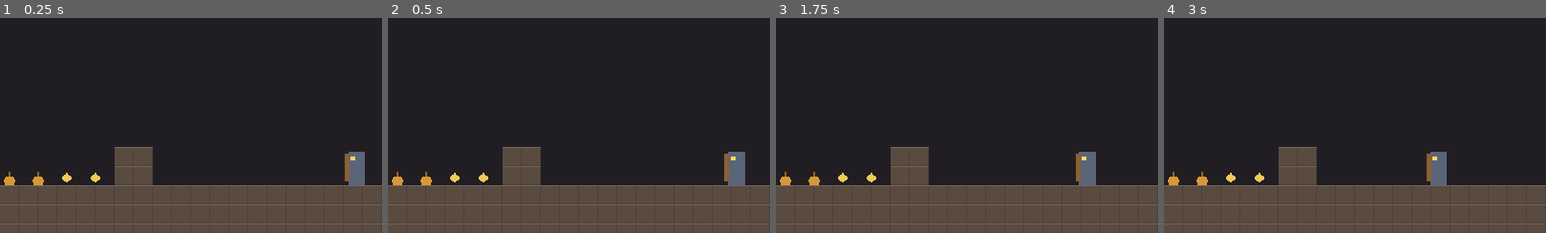
Above: before the commit, frames 1-4 (left to right).
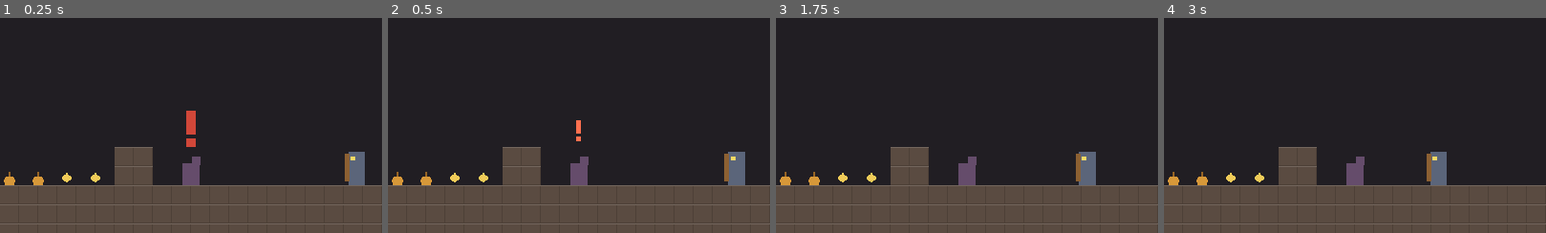
Above: after the commit, the same moments.

Repository: yuriisytnyk1996/The-Last-Sich
Game: Godot game, scene res://levels/rooms/test_barracks.tscn
Two runs of this game, one before a commit and one after it. Both use one fixed random seed, a clock stepped at 60 frames per second and the inputs below. This scene is started directly instead of the project's main scene.
Inputs (mouse positions are % of the whole screen's width and height, from its top left):
- Up to frame 1 (0.25 s): no input
- Up to frame 2 (0.5 s): no input
- Up to frame 3 (1.75 s): tap Enter (ui_accept) at 0.5 s; move the mouse to (72, 45) at 0.52 s; hold D (move_right) 0.53-1.25 s; hold J (attack) 0.53-1.25 s; click (72, 45) at 0.67 s; tap Space (jump) at 0.77, 1.07 s; tap F (heal) at 0.8 s; drag from (30, 55) to (10, 83) at 1.27 s
- Up to frame 4 (3 s): tap Enter (ui_accept) at 2 s; move the mouse to (60, 28) at 2.02 s; hold D (move_right) 2.03-2.75 s; hold E (interact) 2.03-2.75 s; click (60, 28) at 2.17 s; tap K (parry) at 2.3 s; drag from (45, 70) to (16, 86) at 2.77 s
The pictures show only the part of the screen within x 15-65%, y 50-100%; the shares and areas given below are measured in that part.

The runs differ from the first frame. In frame 1, 0.9% of the frame differs, in the area x 47-53%, y 43-78%; in frame 2, 0.6%; in frame 3, 0.5%; in frame 4, 0.5%.

Commit message:
feat(combat): add executions
A lethal hit on a stunned enemy, a lethal stunning hit, a lethal heavy
hit that catches an enemy winding up, or any lethal heavy hit once a
random kill counter (3 to 6 kills) runs out leaves the enemy on its
knees at 1 health instead of killing it. An awareness mark flashes and
interact plays an invincible finisher that kills it and gives spirit.
Left alone it gets up with half its health; any hit after a short safe
time just kills it.

Fake executions are the same finisher placed in a room with no enemy
behind it, for scripted kills, saved once done. One kneels in the test
barracks.

Adds Health.spare_next_lethal, Hitbox.executes and
Events.enemy_executed. The raider, musketeer, shieldbearer and boar can
be executed.

Diff:
--- a/actors/enemies/boar/boar.tscn
+++ b/actors/enemies/boar/boar.tscn
@@ -14,6 +14,7 @@
 [ext_resource type="Script" path="res://actors/enemies/states/hurt.gd" id="12_hurt"]
 [ext_resource type="Script" path="res://actors/enemies/states/stunned.gd" id="13_stunned"]
 [ext_resource type="Script" path="res://actors/enemies/states/dead.gd" id="14_dead"]
+[ext_resource type="Script" path="res://actors/enemies/states/executable.gd" id="executable"]
 
 [sub_resource type="RectangleShape2D" id="body_shape"]
 size = Vector2(24, 18)
@@ -199,5 +200,8 @@
 script = ExtResource("13_stunned")
 mark = NodePath("../../Visual/StunMark")
 
+[node name="Executable" type="Node" parent="StateMachine"]
+script = ExtResource("executable")
+
 [node name="Dead" type="Node" parent="StateMachine"]
 script = ExtResource("14_dead")
--- a/actors/enemies/enemy_damage.gd
+++ b/actors/enemies/enemy_damage.gd
@@ -11,6 +11,12 @@
 ## after `poise_recovery` without being hit, or when an attack finishes.
 ##
 ## A parried attack stuns the enemy for `stun_time` (see `stun()`).
+##
+## Executions: a lethal hit on a stunned enemy, a lethal stunning hit, a
+## lethal HEAVY hit that catches it winding up an attack, or a lethal HEAVY
+## hit from a hitbox with `executes` on leaves it at 1 health in its
+## Executable state instead of killing it. Only enemies whose scene has an
+## Executable state, and only on the ground.
 
 @export_group("Hurt")
 ## Seconds without control after a normal hit.
@@ -33,6 +39,15 @@
 @export var stun_time := 1.0
 ## Speed it is pushed away from the player when parried (px/s).
 @export var stun_knockback := 100.0
+
+@export_group("Execution")
+## Seconds an executable enemy waits for the finisher before getting up.
+@export var execution_window := 4.0
+## Seconds after going down when hits don't land, so the swing that
+## brought it down doesn't finish it off at once.
+@export var execution_safe_time := 0.5
+## Part of max health it has when it gets up again.
+@export_range(0.0, 1.0) var recover_health := 0.5
 
 @export_group("Death")
 ## Seconds the body stays before it starts fading.
@@ -97,6 +112,10 @@
 func _on_hurt(hitbox: Hitbox) -> void:
 	if not flinches:
 		return
+	if _becomes_executable(hitbox):
+		enemy.health.spare_next_lethal = true
+		enemy.state_machine.transition_to(EnemyState.EXECUTABLE)
+		return
 	if hitbox.stuns:
 		if not enemy.health.is_dead():
 			stun_from(hitbox.global_position)
@@ -121,6 +140,22 @@
 	stagger_time = heavy_hurt_duration if heavy else hurt_duration
 	enemy.set_facing(-direction)
 	enemy.state_machine.transition_to(EnemyState.HURT)
+
+
+## This lethal hit brings the enemy to its knees instead of killing it.
+## Runs before the damage is applied (`Hurtbox` emits `hurt` first).
+func _becomes_executable(hitbox: Hitbox) -> bool:
+	if not enemy.state_machine.has_node(NodePath(EnemyState.EXECUTABLE)):
+		return false
+	if not enemy.is_on_floor() or enemy.health.damage_from(hitbox) < enemy.health.current:
+		return false
+	var state := enemy.state_machine.state as EnemyState
+	if state.name == EnemyState.STUNNED or hitbox.stuns:
+		return true
+	var heavy := hitbox.reaction == Hitbox.Reaction.HEAVY
+	if heavy and hitbox.executes:
+		return true
+	return heavy and state.name == EnemyState.ATTACK and state.can_be_staggered()
 
 
 ## Shrugs the hit off: faces the attacker and, if they're in reach,
--- a/actors/enemies/enemy_state.gd
+++ b/actors/enemies/enemy_state.gd
@@ -8,6 +8,7 @@
 const ATTACK := &"Attack"
 const HURT := &"Hurt"
 const STUNNED := &"Stunned"
+const EXECUTABLE := &"Executable"
 const DEAD := &"Dead"
 
 @onready var enemy := owner as Enemy
--- a/actors/enemies/musketeer/musketeer.tscn
+++ b/actors/enemies/musketeer/musketeer.tscn
@@ -13,6 +13,7 @@
 [ext_resource type="Script" path="res://actors/enemies/musketeer/states/musket_shot.gd" id="10_shot"]
 [ext_resource type="Script" path="res://actors/enemies/states/hurt.gd" id="11_hurt"]
 [ext_resource type="Script" path="res://actors/enemies/states/dead.gd" id="12_dead"]
+[ext_resource type="Script" path="res://actors/enemies/states/executable.gd" id="executable"]
 [ext_resource type="Script" path="res://actors/enemies/states/stunned.gd" id="13_stunned"]
 [ext_resource type="PackedScene" path="res://actors/enemies/musketeer/musket_ball.tscn" id="14_ball"]
 
@@ -176,5 +177,8 @@
 script = ExtResource("13_stunned")
 mark = NodePath("../../Visual/StunMark")
 
+[node name="Executable" type="Node" parent="StateMachine"]
+script = ExtResource("executable")
+
 [node name="Dead" type="Node" parent="StateMachine"]
 script = ExtResource("12_dead")
--- a/actors/enemies/raider/raider.tscn
+++ b/actors/enemies/raider/raider.tscn
@@ -13,6 +13,7 @@
 [ext_resource type="Script" path="res://actors/enemies/raider/states/saber_slash.gd" id="10_slash"]
 [ext_resource type="Script" path="res://actors/enemies/states/hurt.gd" id="11_hurt"]
 [ext_resource type="Script" path="res://actors/enemies/states/dead.gd" id="12_dead"]
+[ext_resource type="Script" path="res://actors/enemies/states/executable.gd" id="executable"]
 [ext_resource type="Script" path="res://actors/enemies/states/stunned.gd" id="13_stunned"]
 
 [sub_resource type="RectangleShape2D" id="body_shape"]
@@ -172,5 +173,8 @@
 script = ExtResource("13_stunned")
 mark = NodePath("../../Visual/StunMark")
 
+[node name="Executable" type="Node" parent="StateMachine"]
+script = ExtResource("executable")
+
 [node name="Dead" type="Node" parent="StateMachine"]
 script = ExtResource("12_dead")
--- a/actors/enemies/shieldbearer/shieldbearer.tscn
+++ b/actors/enemies/shieldbearer/shieldbearer.tscn
@@ -14,6 +14,7 @@
 [ext_resource type="Script" path="res://actors/enemies/states/hurt.gd" id="12_hurt"]
 [ext_resource type="Script" path="res://actors/enemies/states/stunned.gd" id="13_stunned"]
 [ext_resource type="Script" path="res://actors/enemies/states/dead.gd" id="14_dead"]
+[ext_resource type="Script" path="res://actors/enemies/states/executable.gd" id="executable"]
 
 [sub_resource type="RectangleShape2D" id="body_shape"]
 size = Vector2(14, 28)
@@ -202,5 +203,8 @@
 script = ExtResource("13_stunned")
 mark = NodePath("../../Visual/StunMark")
 
+[node name="Executable" type="Node" parent="StateMachine"]
+script = ExtResource("executable")
+
 [node name="Dead" type="Node" parent="StateMachine"]
 script = ExtResource("14_dead")
--- /dev/null
+++ b/actors/enemies/states/executable.gd
@@ -0,0 +1,61 @@
+extends EnemyState
+## Brought to its knees by a lethal hit (see `EnemyDamage`): left at 1
+## health, slumped and harmless, with an `Execution` over it. The player
+## can press interact there for a finisher, or just hit it: after
+## `EnemyDamage.execution_safe_time` any hit kills it. Left alone for
+## `execution_window`, it gets up with part of its health back.
+
+const EXECUTION_SCENE := preload("res://components/interaction/execution.tscn")
+## Placeholder slump: the body squashed down to this height.
+const KNEEL_SCALE := 0.65
+
+var _execution: Execution
+var _time_left := 0.0
+
+
+func enter(_previous_state: StringName) -> void:
+	enemy.velocity.x = 0.0
+	enemy.contact.set_active(false)
+	enemy.hurtbox.set_invincible_for(enemy.damage.execution_safe_time)
+	enemy.visual.scale.y = KNEEL_SCALE
+	_time_left = enemy.damage.execution_window
+	_execution = EXECUTION_SCENE.instantiate() as Execution
+	_execution.executed.connect(_on_executed)
+	# Deferred: this starts inside a physics callback (the lethal hit).
+	enemy.add_child.call_deferred(_execution)
+
+
+func exit() -> void:
+	enemy.visual.scale.y = 1.0
+	enemy.contact.set_active(true)
+	if is_instance_valid(_execution):
+		_execution.queue_free()
+	_execution = null
+
+
+func can_be_staggered() -> bool:
+	return false
+
+
+func physics_update(delta: float) -> void:
+	enemy.apply_gravity(delta)
+	enemy.stop(delta)
+	enemy.move_and_slide()
+
+	if _execution.is_in_use():
+		return
+	_time_left -= delta
+	if _time_left <= 0.0:
+		_recover()
+
+
+## Gets up with `recover_health` of its maximum.
+func _recover() -> void:
+	var health := enemy.health
+	var target := roundi(health.max_health * enemy.damage.recover_health)
+	health.heal(target - health.current)
+	finished.emit(alert_state())
+
+
+func _on_executed() -> void:
+	enemy.health.kill()
--- /dev/null
+++ b/actors/player/abilities/executions.gd
@@ -0,0 +1,99 @@
+class_name PlayerExecutions
+extends Node
+## Executions: finishing an enemy brought to its knees.
+##
+## An `Execution` calls `Player.start_execution()` when interact is pressed
+## in it, which lands here: the target is kept and the player enters the
+## Execute state. That state steps up to the target, raises the blade for
+## `windup`, strikes (`Execution.strike()`, then `reward()`) and recovers.
+## The player is invincible throughout and for `PlayerParry.grace_time`
+## after. The reward is spirit, lowered by death marks like any spirit gain.
+##
+## Kill counter: after a random number of kills (`min_kills` to
+## `max_kills`), every player hitbox gets `Hitbox.executes`, so the next
+## lethal HEAVY hit brings an enemy to its knees. Any execution rolls a
+## new count and turns it off again.
+
+@export_group("Finisher")
+## Distance from the target the player strikes from (px).
+@export var distance := 18.0
+## Seconds with the blade raised before the blow.
+@export var windup := 0.45
+## Seconds after the blow before the player can act again.
+@export var recovery := 0.4
+
+@export_group("Kill counter")
+## Fewest kills before a lethal heavy hit can bring an enemy down.
+@export var min_kills := 3
+## Most kills before a lethal heavy hit can bring an enemy down.
+@export var max_kills := 6
+
+@export_group("Reward")
+## Spirit for every execution, before the death mark penalty.
+@export var spirit_reward := 10.0
+
+@export_group("Feedback")
+## Freeze on the blow (s).
+@export var hit_stop := 0.18
+## Camera trauma on the blow (0 to 1).
+@export var shake := 0.5
+## Gamepad rumble on the blow (0 to 1).
+@export var rumble := 0.8
+@export var rumble_time := 0.25
+
+var _target: Execution
+var _kills_left := 0
+var _hitboxes: Array[Hitbox] = []
+
+@onready var player := owner as Player
+
+
+func _ready() -> void:
+	await owner.ready
+	_hitboxes.assign(player.find_children("*", "Hitbox"))
+	Events.enemy_killed.connect(_on_enemy_killed)
+	_roll()
+
+
+## A lethal heavy hit brings the next enemy down (the kill counter ran out).
+func is_ready() -> bool:
+	return _kills_left <= 0
+
+
+func start(execution: Execution) -> void:
+	_target = execution
+	player.state_machine.transition_to(PlayerState.EXECUTE)
+
+
+## The execution being played. Read once by the Execute state.
+func take_target() -> Execution:
+	var target := _target
+	_target = null
+	return target
+
+
+## Spirit, freeze, shake and rumble for the blow.
+func reward() -> void:
+	player.spirit.add(spirit_reward * player.spirit.gain_factor)
+	HitStop.freeze(hit_stop)
+	Events.camera_shake_requested.emit(shake)
+	Rumble.play(rumble, rumble_time)
+	Events.enemy_executed.emit()
+	_roll()
+
+
+## A new count of kills before the next one, and the hitboxes back to normal.
+func _roll() -> void:
+	_kills_left = randi_range(min_kills, maxi(max_kills, min_kills))
+	_set_executes(false)
+
+
+func _on_enemy_killed() -> void:
+	_kills_left -= 1
+	if is_ready():
+		_set_executes(true)
+
+
+func _set_executes(on: bool) -> void:
+	for hitbox in _hitboxes:
+		hitbox.executes = on
--- a/actors/player/player.gd
+++ b/actors/player/player.gd
@@ -75,6 +75,7 @@
 @onready var flasks: PlayerFlasks = $Flasks
 @onready var parry: PlayerParry = $Parry
 @onready var guard_slide: PlayerGuardSlide = $GuardSlide
+@onready var executions: PlayerExecutions = $Executions
 @onready var wallet: PlayerWallet = $Wallet
 @onready var safe_ground: PlayerSafeGround = $SafeGround
 @onready var spirit: PlayerSpirit = $Spirit
@@ -203,6 +204,11 @@
 		and is_on_floor()
 		and (state == PlayerState.IDLE or state == PlayerState.RUN)
 	)
+
+
+## Called by an `Execution` the player pressed interact in.
+func start_execution(execution: Execution) -> void:
+	executions.start(execution)
 
 
 func set_camera_limits(bounds: Rect2i) -> void:
--- a/actors/player/player.tscn
+++ b/actors/player/player.tscn
@@ -111,6 +111,8 @@
 [ext_resource type="Script" path="res://actors/player/abilities/wall_jump.gd" id="wall_jump"]
 [ext_resource type="Script" path="res://actors/player/states/wall_cling.gd" id="st_wall_cling"]
 [ext_resource type="Script" path="res://actors/player/states/wall_jump.gd" id="st_wall_jump"]
+[ext_resource type="Script" path="res://actors/player/abilities/executions.gd" id="executions"]
+[ext_resource type="Script" path="res://actors/player/states/execute.gd" id="st_execute"]
 
 [sub_resource type="RectangleShape2D" id="body_shape"]
 size = Vector2(12, 30)
@@ -219,6 +221,23 @@
 offset_bottom = -30.0
 mouse_filter = 2
 color = Color(1, 0.9, 0.5, 1)
+
+[node name="ExecutionRaised" type="ColorRect" parent="Visual"]
+visible = false
+offset_left = -3.0
+offset_top = -50.0
+offset_right = 1.0
+offset_bottom = -30.0
+mouse_filter = 2
+color = Color(1.6, 1.3, 0.6, 1)
+
+[node name="ExecutionCut" type="ColorRect" parent="Visual"]
+visible = false
+offset_left = 6.0
+offset_top = -34.0
+offset_right = 26.0
+mouse_filter = 2
+color = Color(1.6, 1.3, 0.6, 0.6)
 
 [node name="Attacks" type="Node2D" parent="Visual"]
 
@@ -569,6 +588,9 @@
 [node name="GuardSlide" type="Node" parent="."]
 script = ExtResource("gs_ability")
 
+[node name="Executions" type="Node" parent="."]
+script = ExtResource("executions")
+
 [node name="Camera2D" type="Camera2D" parent="."]
 position = Vector2(0, -30)
 process_callback = 0
@@ -706,6 +728,11 @@
 script = ExtResource("st_duma")
 aura = NodePath("../../Visual/DumaAura")
 
+[node name="Execute" type="Node" parent="StateMachine" node_paths=PackedStringArray("raised", "cut")]
+script = ExtResource("st_execute")
+raised = NodePath("../../Visual/ExecutionRaised")
+cut = NodePath("../../Visual/ExecutionCut")
+
 [node name="Hurt" type="Node" parent="StateMachine"]
 script = ExtResource("12_hurt")
 
--- /dev/null
+++ b/actors/player/states/execute.gd
@@ -0,0 +1,60 @@
+extends PlayerState
+## The finisher on an `Execution` (see `PlayerExecutions`): step up to it,
+## blade raised for `windup`, the blow, then `recovery`. Planted and
+## invincible from start to finish, and for `PlayerParry.grace_time` after.
+
+## Placeholder blade held overhead during the wind-up.
+@export var raised: CanvasItem
+## Placeholder cut shown after the blow.
+@export var cut: CanvasItem
+
+var _execution: Execution
+var _struck := false
+var _time_left := 0.0
+
+
+func enter(_previous_state: StringName) -> void:
+	_execution = player.executions.take_target()
+	_struck = false
+	_time_left = player.executions.windup
+	player.hurtbox.set_invincible_for(INF)
+	player.velocity = Vector2.ZERO
+	var dx := _execution.global_position.x - player.global_position.x
+	player.set_facing(dx if dx != 0.0 else float(player.facing))
+	# Collides on the way, so a wall behind the target stops the step.
+	var spot := _execution.global_position.x - player.facing * player.executions.distance
+	player.move_and_collide(Vector2(spot - player.global_position.x, 0.0))
+	raised.visible = true
+
+
+func exit() -> void:
+	raised.visible = false
+	cut.visible = false
+	if not _struck and is_instance_valid(_execution):
+		_execution.release()
+	_execution = null
+	player.hurtbox.set_invincible_for(player.parry.grace_time)
+
+
+func physics_update(delta: float) -> void:
+	player.apply_gravity(delta)
+	player.velocity.x = 0.0
+	player.move_and_slide()
+
+	_time_left -= delta
+	if _time_left > 0.0:
+		return
+	if not _struck:
+		_strike()
+		return
+	finished.emit(ground_state())
+
+
+func _strike() -> void:
+	_struck = true
+	raised.visible = false
+	cut.visible = true
+	_time_left = player.executions.recovery
+	if is_instance_valid(_execution):
+		_execution.strike()
+	player.executions.reward()
--- a/actors/player/states/player_state.gd
+++ b/actors/player/states/player_state.gd
@@ -30,6 +30,7 @@
 const PARRY := &"Parry"
 const RIPOSTE := &"Riposte"
 const GUARD_SLIDE := &"GuardSlide"
+const EXECUTE := &"Execute"
 const DUMA := &"Duma"
 const HURT := &"Hurt"
 const DEAD := &"Dead"
--- a/autoload/events.gd
+++ b/autoload/events.gd
@@ -77,6 +77,10 @@
 @warning_ignore("unused_signal")
 signal enemy_killed
 
+## The player executed an enemy (or a fake execution).
+@warning_ignore("unused_signal")
+signal enemy_executed
+
 ## The player got an item (a pickup, a shop). The HUD names it.
 @warning_ignore("unused_signal")
 signal item_obtained(item: Item)
--- a/components/combat/health.gd
+++ b/components/combat/health.gd
@@ -15,6 +15,9 @@
 @export var stats: Stats
 
 var current := 0
+## The next hit that would kill leaves 1 health instead, then this turns
+## off. Set by an enemy that gets brought to its knees (an execution).
+var spare_next_lethal := false
 
 
 func _ready() -> void:
@@ -27,14 +30,22 @@
 ## Damage from a hit, after this actor's resistance to its element.
 ## A resistance below 1 always lets at least 1 damage through.
 func take_hit(hitbox: Hitbox) -> void:
+	take_damage(damage_from(hitbox))
+
+
+## What `take_hit()` would take away for this hit, before `spare_next_lethal`.
+func damage_from(hitbox: Hitbox) -> int:
 	var amount := hitbox.get_damage()
 	if stats and amount > 0:
 		var resist := stats.get_value(Hitbox.RESIST_STATS[hitbox.element])
 		amount = 0 if resist >= 1.0 else maxi(roundi(amount * (1.0 - resist)), 1)
-	take_damage(amount)
+	return amount
 
 
 func take_damage(amount: int) -> void:
+	if spare_next_lethal and amount >= current:
+		spare_next_lethal = false
+		amount = current - 1
 	if amount <= 0 or is_dead():
 		return
 	current = maxi(current - amount, 0)
@@ -54,11 +65,13 @@
 func kill() -> void:
 	if is_dead():
 		return
+	spare_next_lethal = false
 	take_damage(current)
 
 
 ## Back to full health, also after dying.
 func reset() -> void:
+	spare_next_lethal = false
 	current = max_health
 	health_changed.emit(current, max_health)
 
--- a/components/combat/hitbox.gd
+++ b/components/combat/hitbox.gd
@@ -69,6 +69,10 @@
 ## Stats of whoever deals this hit. Their `Stats.DAMAGE` scales `damage`.
 ## Optional: without it the base damage is dealt.
 var attacker_stats: Stats
+## A lethal HEAVY hit from this hitbox brings an enemy that can be
+## executed to its knees instead of killing it. Turned on and off by the
+## attacker (`PlayerExecutions` every few kills).
+var executes := false
 ## The hit being dealt is critical. Rolled by the Hurtbox for each hit it
 ## accepts (`roll_critical()`), before anything reads the damage.
 var critical := false
--- /dev/null
+++ b/components/interaction/execution.gd
@@ -0,0 +1,96 @@
+class_name Execution
+extends InteractionArea
+## A finisher waiting for the player: press interact in it, standing on the
+## same floor, and the player plays an invincible finishing blow.
+##
+## An enemy brought to its knees spawns one over itself (the enemy's
+## Executable state) and dies on `executed`. A fake execution is the same
+## scene placed in a room with its own `Body`: no enemy behind it, for
+## scripted finishers. It sets `persistent`, so once done it stays done.
+##
+## When it appears, the `Awareness` mark flashes so the player notices the
+## chance. The `Prompt` shows while the player can use it.
+
+## The finishing blow landed. The enemy behind it dies here.
+signal executed
+
+## Seconds after it appears before the awareness mark flashes.
+@export var awareness_delay := 0.2
+## Seconds the awareness mark takes to pop in and fade out.
+@export var awareness_time := 0.6
+## The player's feet must be within this height of its own (px).
+@export var max_height_difference := 6.0
+## Saved and gone for good once used. For fake executions placed in rooms.
+@export var persistent := false
+
+var _in_use := false
+var _done := false
+
+@onready var awareness: CanvasItem = get_node_or_null(^"Awareness")
+@onready var body: CanvasItem = get_node_or_null(^"Body")
+
+
+func _ready() -> void:
+	super()
+	if persistent:
+		add_to_group(SaveManager.PERSISTENT_GROUP)
+	_flash_awareness()
+
+
+## The player is playing the finisher: an enemy behind it waits for it.
+func is_in_use() -> bool:
+	return _in_use
+
+
+## Called by the player's finisher at the moment of the blow.
+func strike() -> void:
+	_in_use = false
+	_finish()
+	executed.emit()
+
+
+## The finisher stopped before the blow (a respawn): usable again.
+func release() -> void:
+	if not _in_use:
+		return
+	_in_use = false
+	unblock()
+
+
+func get_save_data() -> Dictionary:
+	return {"done": _done}
+
+
+func apply_save_data(data: Dictionary) -> void:
+	if data.get("done", false):
+		_finish()
+
+
+func _activate(player: Node2D) -> void:
+	if _done or absf(player.global_position.y - global_position.y) > max_height_difference:
+		return
+	_in_use = true
+	block()
+	player.call(&"start_execution", self)
+
+
+func _finish() -> void:
+	_done = true
+	block()
+	if body:
+		body.hide()
+	if awareness:
+		awareness.hide()
+
+
+func _flash_awareness() -> void:
+	if awareness == null:
+		return
+	awareness.modulate.a = 0.0
+	var tween := create_tween()
+	tween.tween_interval(awareness_delay)
+	tween.tween_property(awareness, ^"modulate:a", 1.0, awareness_time * 0.25)
+	tween.parallel().tween_property(awareness, ^"scale", Vector2.ONE, awareness_time * 0.25).from(
+		Vector2.ONE * 2.0
+	)
+	tween.tween_property(awareness, ^"modulate:a", 0.0, awareness_time * 0.75)
--- /dev/null
+++ b/components/interaction/execution.tscn
@@ -0,0 +1,41 @@
+[gd_scene format=3]
+
+[ext_resource type="Script" path="res://components/interaction/execution.gd" id="1_execution"]
+
+[sub_resource type="RectangleShape2D" id="shape_execution"]
+size = Vector2(56, 30)
+
+[node name="Execution" type="Area2D"]
+collision_layer = 0
+collision_mask = 2
+monitorable = false
+script = ExtResource("1_execution")
+press_interact = true
+
+[node name="Shape" type="CollisionShape2D" parent="."]
+position = Vector2(0, -15)
+shape = SubResource("shape_execution")
+
+[node name="Awareness" type="Node2D" parent="."]
+position = Vector2(0, -44)
+
+[node name="Bar" type="ColorRect" parent="Awareness"]
+offset_left = -2.0
+offset_top = -10.0
+offset_right = 2.0
+offset_bottom = 1.0
+mouse_filter = 2
+color = Color(2.2, 0.6, 0.4, 1)
+
+[node name="Dot" type="ColorRect" parent="Awareness"]
+offset_left = -2.0
+offset_top = 3.0
+offset_right = 2.0
+offset_bottom = 7.0
+mouse_filter = 2
+color = Color(2.2, 0.6, 0.4, 1)
+
+[node name="Prompt" type="Polygon2D" parent="."]
+position = Vector2(0, -42)
+color = Color(0.95, 0.92, 0.8, 1)
+polygon = PackedVector2Array(-4, 3, 4, 3, 0, -3)
--- /dev/null
+++ b/levels/objects/fake_execution.tscn
@@ -0,0 +1,23 @@
+[gd_scene format=3]
+
+[ext_resource type="PackedScene" path="res://components/interaction/execution.tscn" id="1_execution"]
+
+[node name="FakeExecution" instance=ExtResource("1_execution")]
+persistent = true
+
+[node name="Body" type="Node2D" parent="." index="0"]
+
+[node name="Torso" type="ColorRect" parent="Body"]
+offset_left = -7.0
+offset_top = -18.0
+offset_right = 7.0
+mouse_filter = 2
+color = Color(0.4, 0.3, 0.42, 1)
+
+[node name="Head" type="ColorRect" parent="Body"]
+offset_left = 1.0
+offset_top = -24.0
+offset_right = 8.0
+offset_bottom = -17.0
+mouse_filter = 2
+color = Color(0.4, 0.3, 0.42, 1)
--- a/levels/rooms/test_barracks/logic.tscn
+++ b/levels/rooms/test_barracks/logic.tscn
@@ -8,6 +8,7 @@
 [ext_resource type="PackedScene" path="res://levels/objects/items/item_pickup.tscn" id="6_pickup"]
 [ext_resource type="Resource" path="res://actors/player/items/quest/living_water_1.tres" id="7_water_1"]
 [ext_resource type="Resource" path="res://actors/player/items/quest/living_water_2.tres" id="8_water_2"]
+[ext_resource type="PackedScene" path="res://levels/objects/fake_execution.tscn" id="9_fake_execution"]
 
 [node name="Logic" type="Node2D"]
 
@@ -54,3 +55,6 @@
 [node name="LivingWaterWell" parent="Flasks" instance=ExtResource("6_pickup")]
 position = Vector2(176, 320)
 item = ExtResource("8_water_2")
+
+[node name="FakeExecution" parent="." instance=ExtResource("9_fake_execution")]
+position = Vector2(256, 320)
Not shown, added: actors/enemies/states/executable.gd.uid
Not shown, added: actors/player/abilities/executions.gd.uid
Not shown, added: actors/player/states/execute.gd.uid
Not shown, added: components/interaction/execution.gd.uid
Not shown, changed: docs/architecture/events.md
Not shown, changed: docs/guide/project-structure.md
Not shown, changed: docs/roadmap.md
Not shown, changed: docs/systems/combat.md
Not shown, changed: docs/systems/enemies.md
